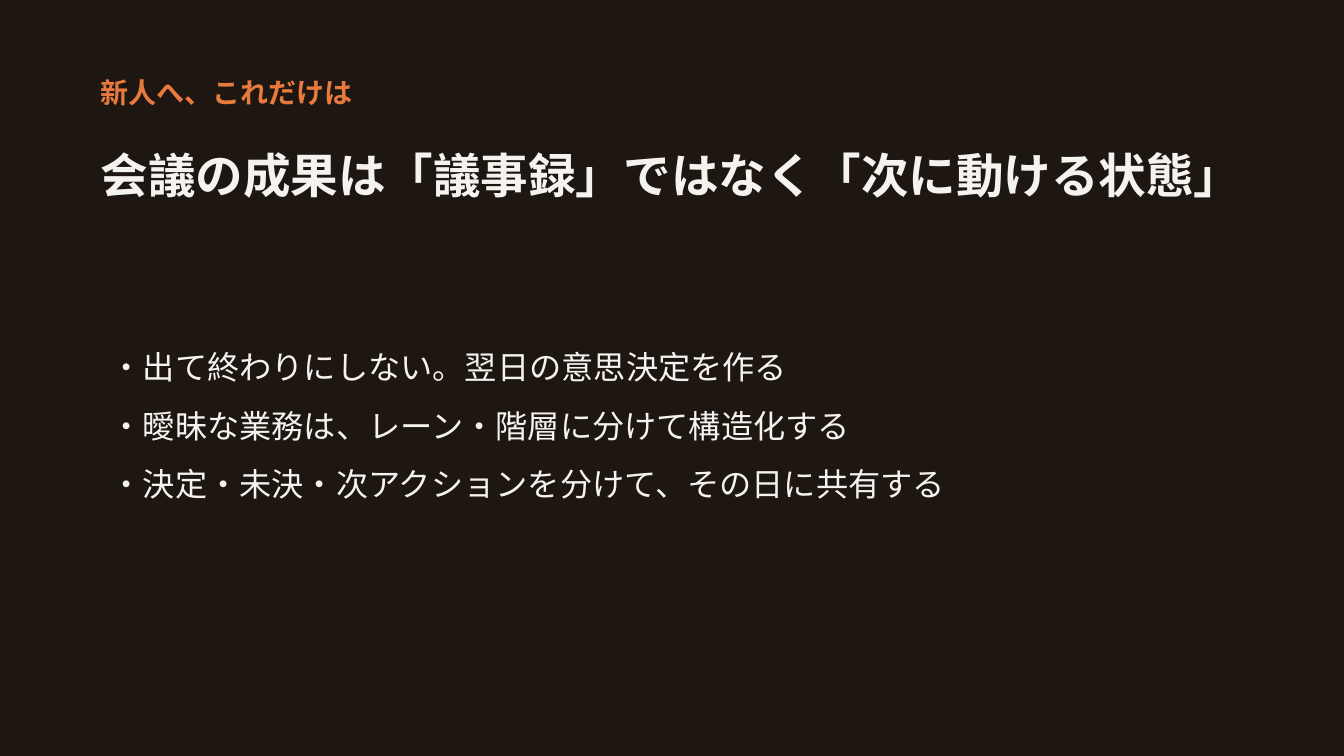
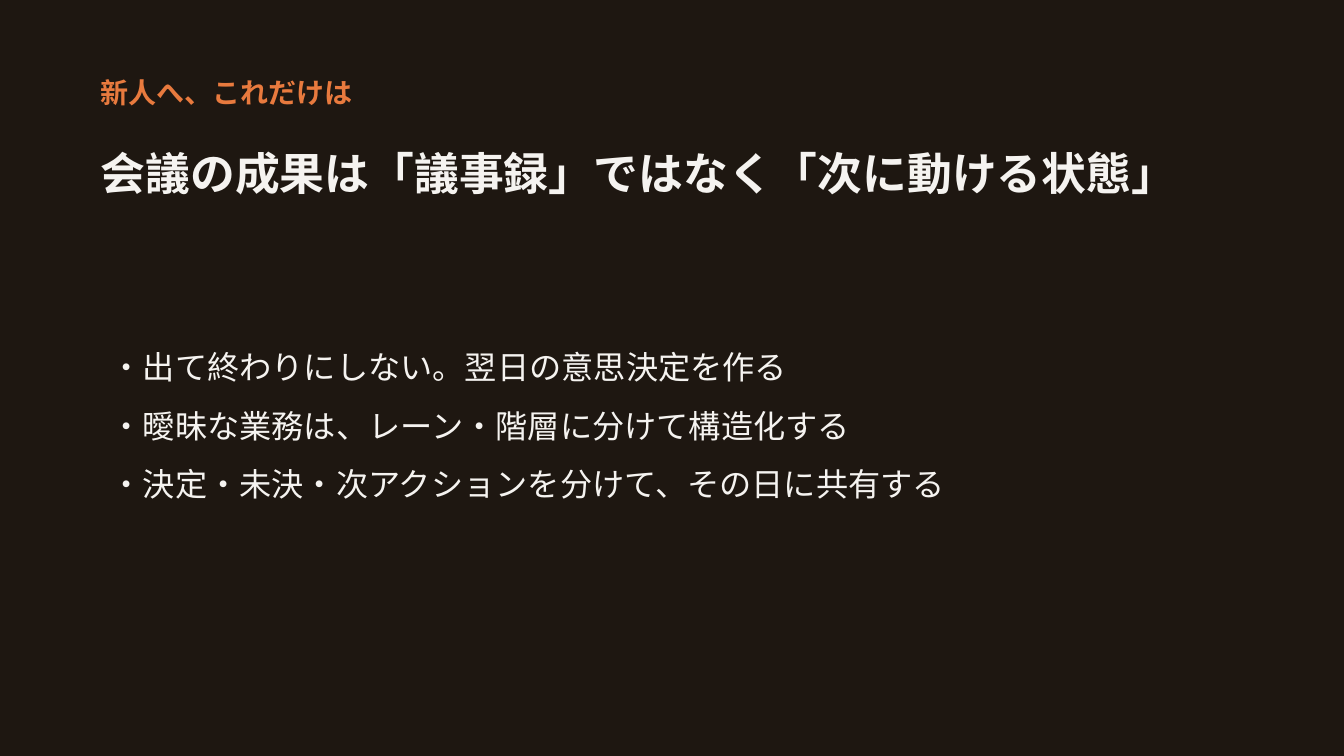
Before and after one commit to pi-poninc/e-learinging, a slide deck: slide 12 of content/02-workshop/slides.pptx (slide 6 before the commit). Drawn at 1344x756 pixels with LibreOffice and Linux fonts; fonts in the diff are those of the drawing. Boxes give left, top, right and bottom in pixels: in the first picture for what was removed or moved away, otherwise in the second. Text is boxed around its words. In the diff, an @@ line names an element or a change of style, - is before the commit and + after.

```diff
--- a/content/02-workshop/slides.pptx
+++ b/content/02-workshop/slides.pptx
@@ text "会議の成果は「議事録」ではなく「次に動ける状態」" at <box>101,151,1177,195</box>: size 34 to 32 pt @@
```
Also in this commit, not shown: 4 other slides changed, 6 slides added, 2 other files.
